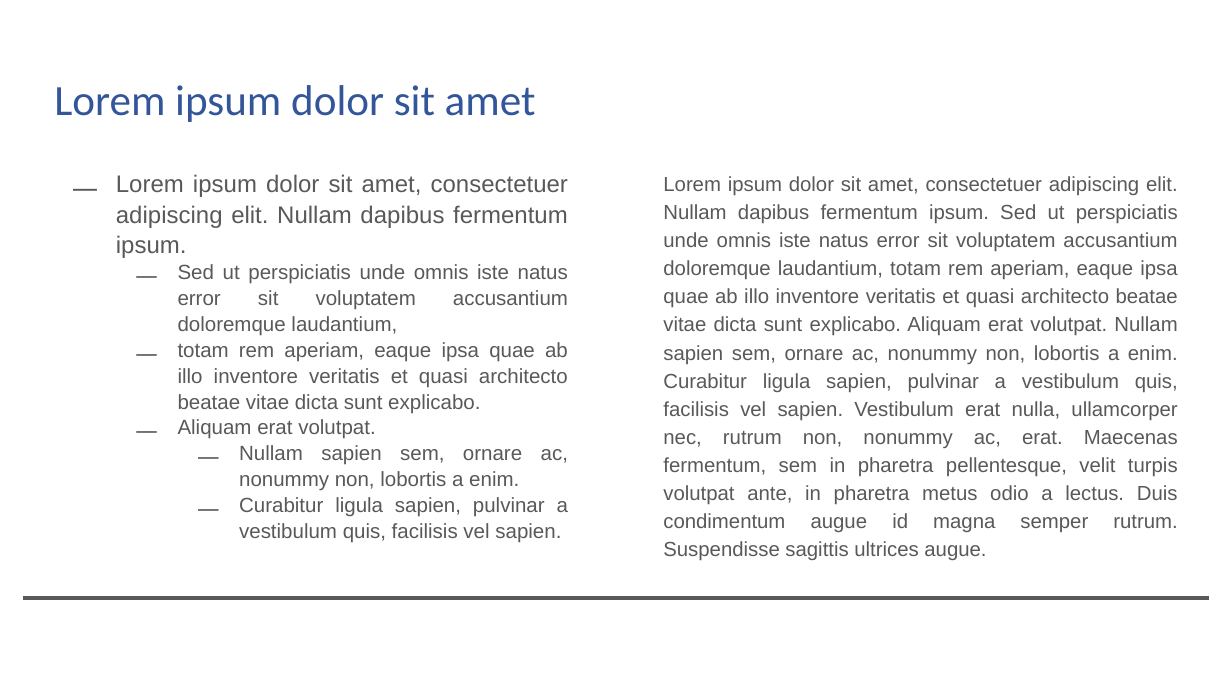
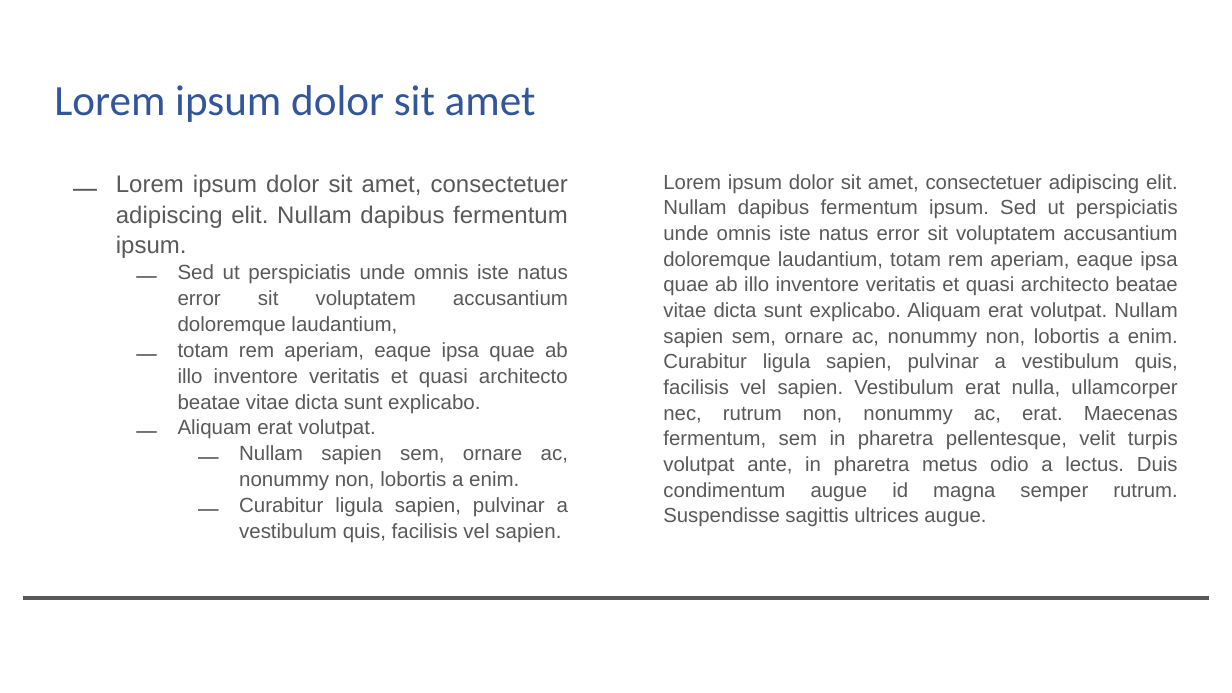
Before and after one commit to Zuskat/MP-visualni-styl-gymnasia, a slide deck: slide 4 of šablony/prezentace/Prezentace GJK.pptx. Drawn at 1232x693 pixels with LibreOffice and Linux fonts; fonts in the diff are those of the drawing; background and template pictures are left out. Boxes give left, top, right and bottom in pixels: in the first picture for what was removed or moved away, otherwise in the second. Text is boxed around its words. In the diff, an @@ line names an element or a change of style, - is before the commit and + after.

```diff
--- a/šablony/prezentace/Prezentace GJK.pptx
+++ b/šablony/prezentace/Prezentace GJK.pptx
@@ text "Lorem ipsum dolor sit amet, ..." at bbox=[663, 174, 1178, 526]: line spacing 1.15 to 1.05 @@
```
Also in this commit, not shown: 2 other slides changed.
